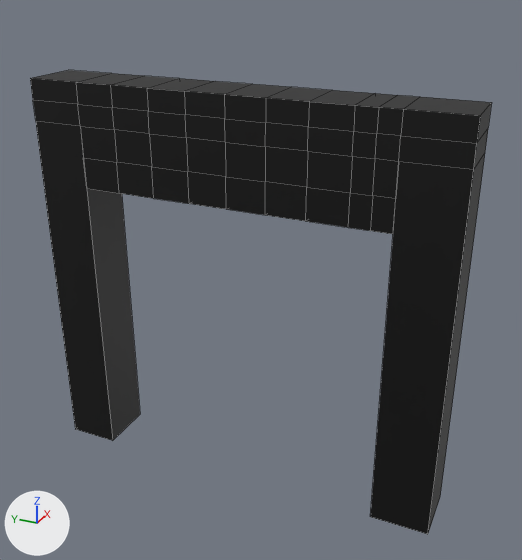
What one commit did to the FBX model Assets/Models/Finish.fbx.
The view is the same before and after, from a 50 mm lens placed at (-20.24, -3.52, 11.56), pointed at (0.46, 5.8, 1.21). The axes (+X, +Y, +Z) are drawn at lower left. The lights are the same throughout. Mesh edges are drawn as thin lines. Where no turn or scale is listed for an object, it has been applied to the vertices.

The first picture shows 'Finish'.
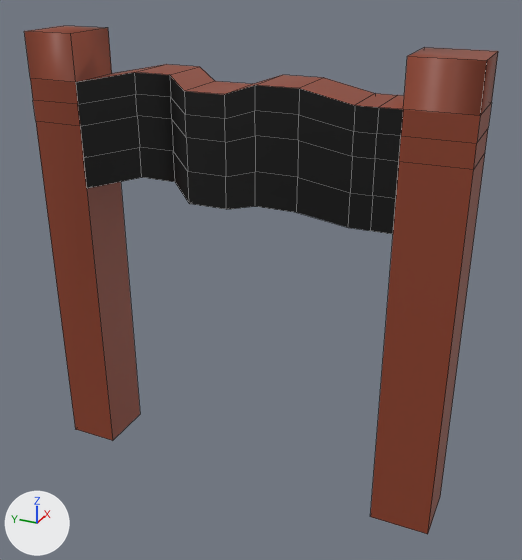
Where the newer file only moved an object's origin or applied its transform, the numbers keep the older frame.

Boxes (x1, y1, x2, y2) around the edits, measured in the pictures (522 x 560 px; the box of a moved part takes in the faces that stretch with it):
'Finish', reshaped (9% taller): before (30, 70, 492, 534); after (24, 26, 498, 534)
part 1 of me_finish, built on: before (403, 97, 492, 116); after (403, 47, 498, 116)
part 2 of me_finish, built on: before (33, 70, 214, 204); after (24, 26, 215, 203)
part 3 of me_finish, moved or reshaped: before (224, 84, 375, 228); after (224, 75, 375, 227)
part 4 of me_finish, recoloured: (30, 78, 492, 534) in both

What the commit changed:
Material 'Material.001' (mat_material_001) is new.
Its base color is (0.27, 0.0529, 0.0232) (brown #8e412a).
me_finish is used by ob_finish; location (0.0, 0.0, 0.0).
Verts and faces of me_finish; kept vertices keep their numbers, new ones are numbered from 120.
Before the commit, vertices of me_finish: 8 (-1.0, -1.0, 7.69) at pixel (480, 115), 9 (-1.0, 1.0, 7.69) at pixel (403, 109), 10 (1.0, 1.0, 7.69) at pixel (420, 96), 11 (1.0, -1.0, 7.69) at pixel (491, 102).
me_finish had 120 vertices, 118 faces and spanned x -1.0..1.0, y -1.0..13.49, z -6.35..7.69.
me_finish now has 128 vertices, 126 faces and spans x -1.54..2.27, y -1.0..13.49, z -6.35..9.17.
Part 1, on me_finish:
Faces deleted: (8, 11, 10, 9).
New vertices 124 to 127 stand at vertices 8 to 11, in that order, plus (0.0, 0.0, 1.37).
New faces: (10, 126, 127, 11), (124, 127, 126, 125), (8, 124, 125, 9), (8, 11, 127, 124), (9, 125, 126, 10) (mat_material_001 (brown #8e412a)).
Part 2, on me_finish:
1 face is deleted.
16 vertices in x -1.0..1.0, y 8.99..10.32, z 4.15..7.69 move by (1.27, -0.08, 0.22).
4 vertices in x -1.0..1.0, y 8.99..10.32, z 6.99 move by (1.27, -0.08, 0.21).
4 vertices are added at (1.0, 11.65, 9.17), (-1.0, 11.65, 9.17), (-1.0, 13.49, 9.17), (1.0, 13.49, 9.17).
5 new faces join them, mat_material_001 (brown #8e412a).
Part 3, on me_finish:
16 vertices in x -1.0..1.0, y 3.66..4.99, z 4.15..7.69 move by (-0.54, 0.09, 0.44).
4 vertices in x -1.0..1.0, y 3.66..4.99, z 6.99 move by (-0.54, 0.09, 0.43).
me_finish part 4: 40 faces spanning x -1.54..2.27, y -1.0..13.49, z -6.35..8.13 switch from mat_material_003 (black #000000) to mat_material_001 (brown #8e412a).
me_finish part 5: the surface is now shaded smooth.
